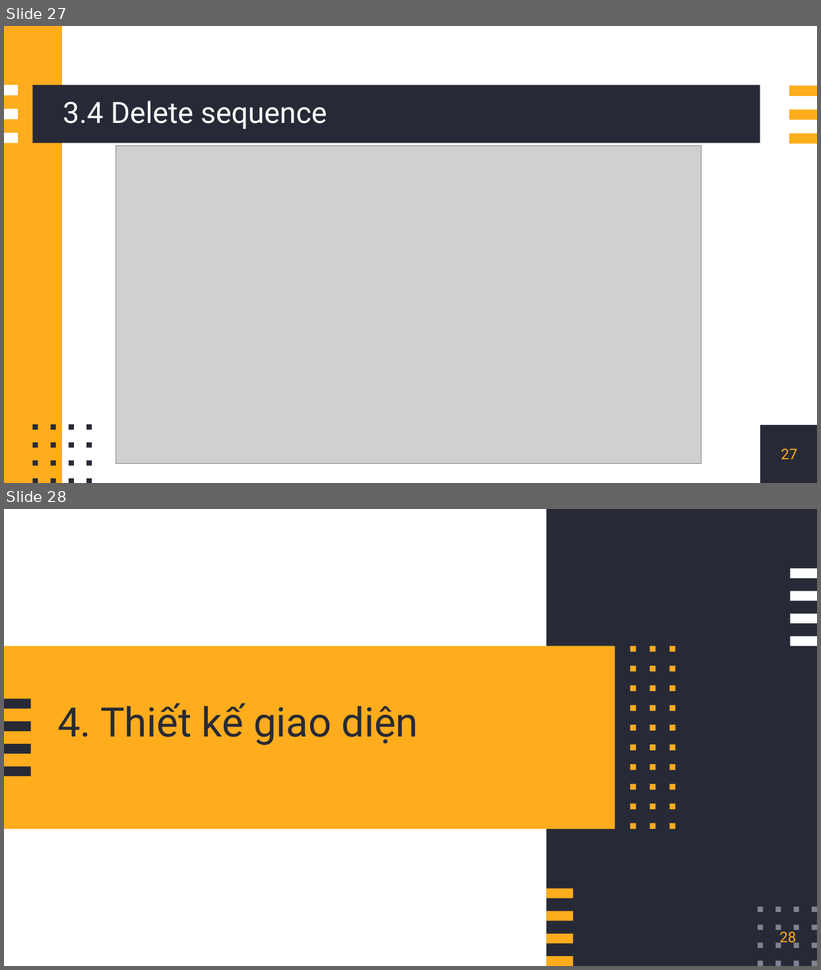
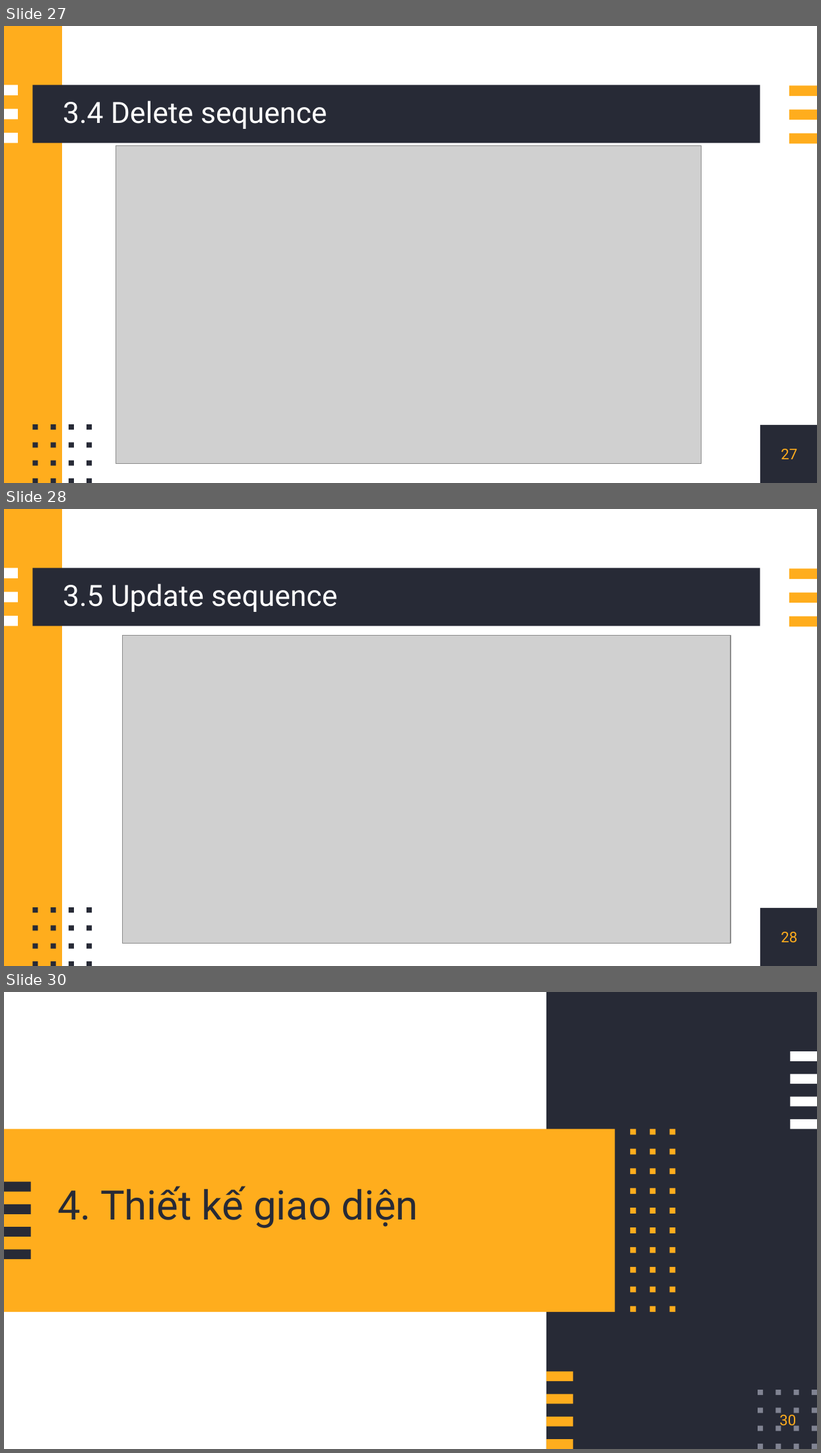
Before and after one commit to doitino/DoAn_CNPM_QuanLyGiangVien, a slide deck: nhom1.pptx. Shown one above the other, each under a label of ours: slides 27 and 28 before the commit, slides 27, 28 and 30 after it; the slides between them are not shown. The pictures are 821x970 and 821x1453 pixels, drawn with LibreOffice and Linux fonts; fonts in the diff are those of the drawing; grey boxes stand for pictures. Boxes give left, top, right and bottom in pixels: in the first picture for what was removed or moved away, otherwise in the second. Text is boxed around its words. In the diff, an @@ line names an element or a change of style, - is before the commit and + after.

```diff
--- a/nhom1.pptx
+++ b/nhom1.pptx
@@ slide 28 added at bbox=[4, 509, 817, 966], background #FFFFFF; not listed: 25 template elements that a slide beside it also shows @@
@@ title added at bbox=[63, 584, 337, 612], 26 pt, text #FFFFFF @@
+3.5 Update sequence
@@ picture added at bbox=[123, 635, 731, 943] @@
@@ page number added at bbox=[781, 932, 797, 943], 13 pt, text #FFAD1D @@
+28
@@ what was slide 28 is now slide 30 @@
@@ page number at bbox=[780, 1412, 796, 1430]: text changed @@
-28
+30
```
Also in this commit, not shown: 2 slides changed, 3 other slides added, 1 other file.
